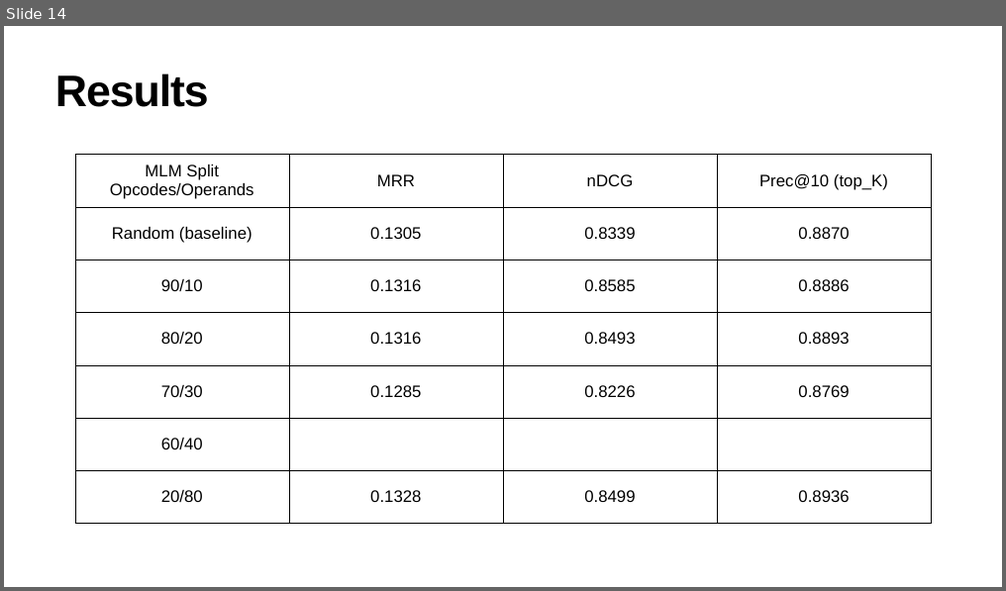
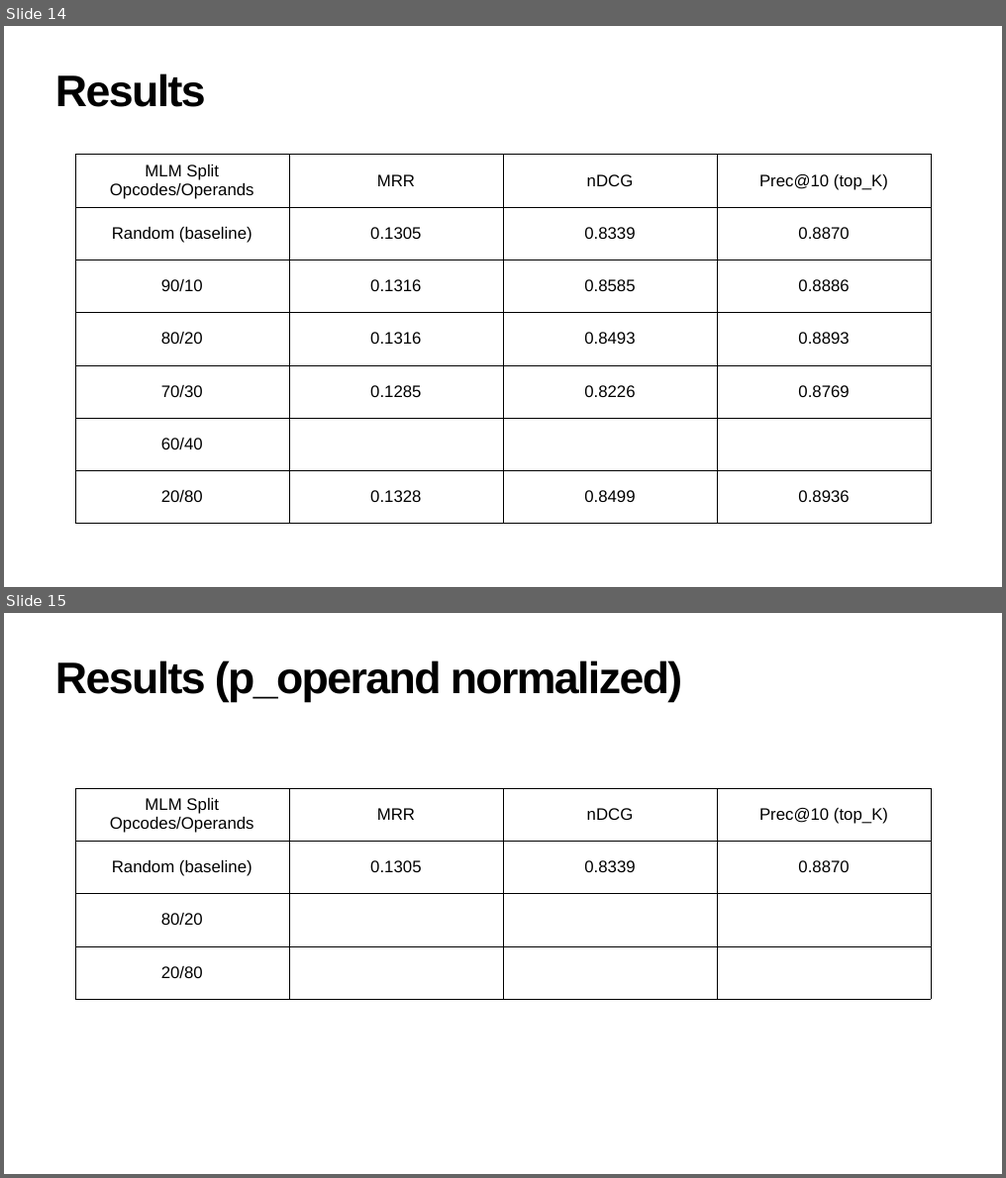
Before and after one commit to julig3ccd/BinAI, a slide deck: presentation/final_presentation.pptx. Shown one above the other, each under a label of ours: slide 14 before the commit, slides 14 and 15 after it. The pictures are 1006x591 and 1006x1178 pixels, drawn with LibreOffice and Linux fonts; fonts in the diff are those of the drawing. Boxes give left, top, right and bottom in pixels: in the first picture for what was removed or moved away, otherwise in the second. Text is boxed around its words. In the diff, an @@ line names an element or a change of style, - is before the commit and + after.

```diff
--- a/presentation/final_presentation.pptx
+++ b/presentation/final_presentation.pptx
@@ slide 15 added at box(4, 613, 1002, 1174), background #FFFFFF @@
@@ title added at box(55, 661, 683, 702), 85 pt, text #000000, bold @@
+Results (p_operand normalized)
@@ table added at box(75, 788, 932, 1157), 4 rows, 4 columns @@
+MLM Split Opcodes/Operands | MRR | nDCG | Prec@10 (top_K)
+Random (baseline) | 0.1305 | 0.8339 | 0.8870
+80/20 |  |  | 
+20/80 |  |  | 
@@ slide 14 changed as well @@
@@ title "Results" at box(55, 74, 206, 107): letter spacing -2 to -3 pt @@
```
Also in this commit, not shown: 13 other slides changed.
